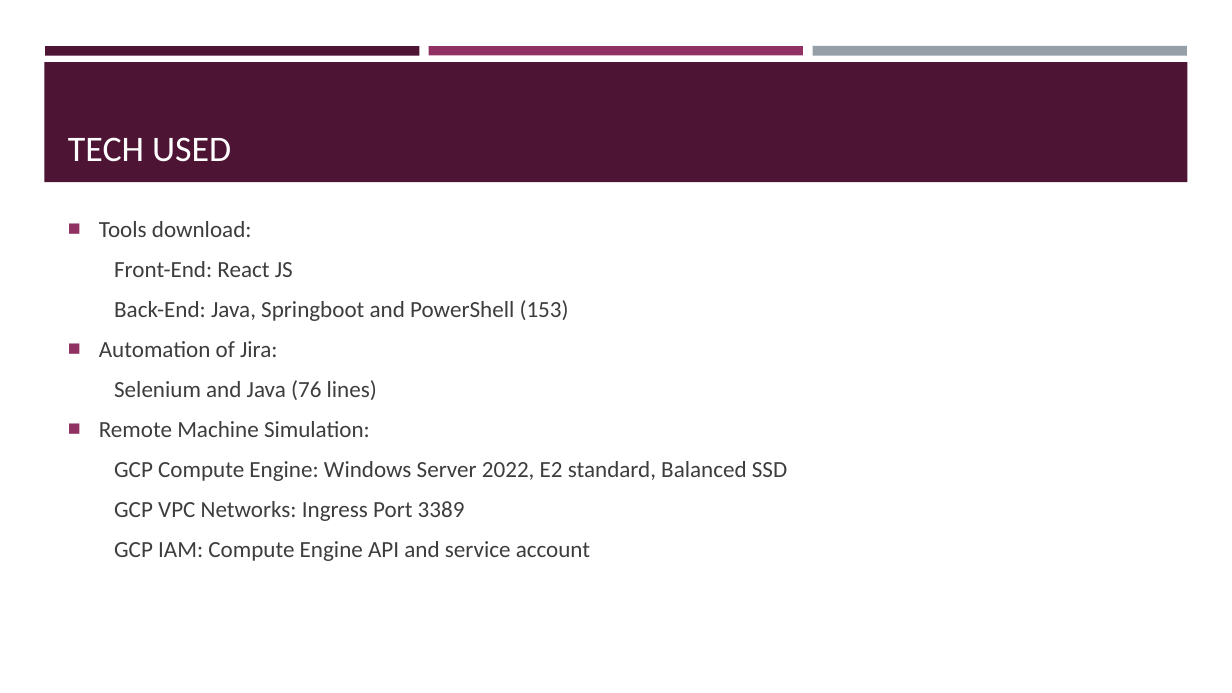
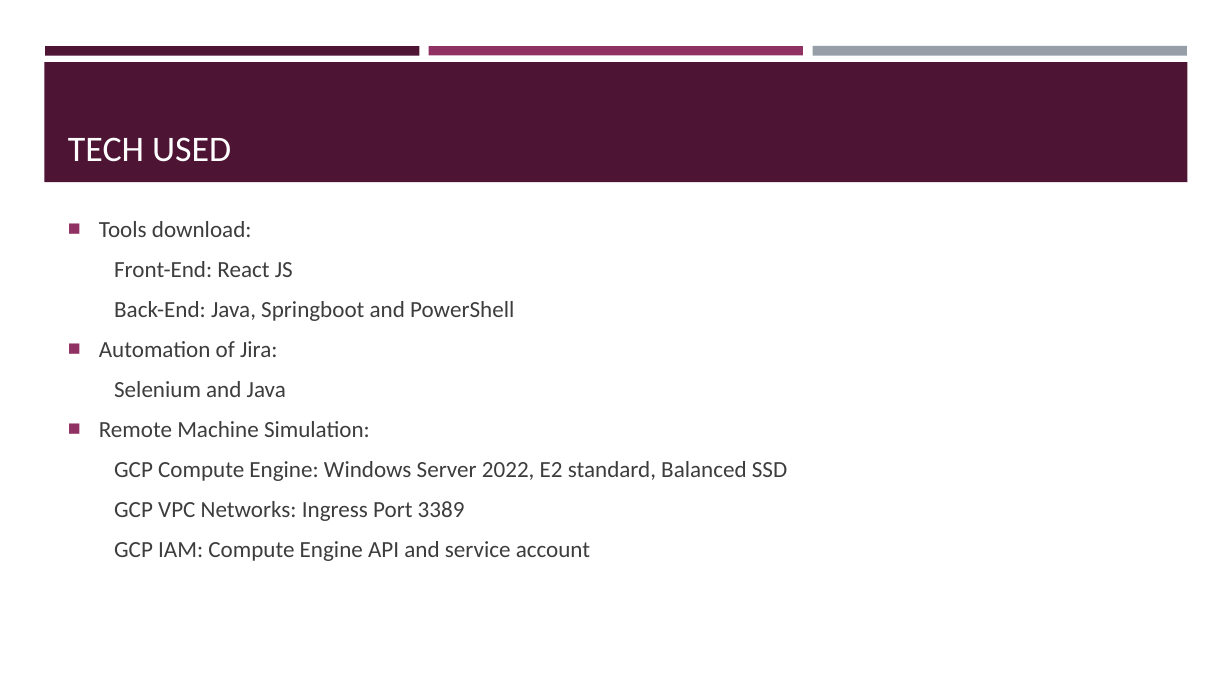
Before and after one commit to samiya-tamboli/samiya-tamboli, a slide deck: slide 7 of TECH_ENABLERS.pptx (slide 6 before the commit). Drawn at 1232x693 pixels with LibreOffice and Linux fonts; fonts in the diff are those of the drawing. Boxes give left, top, right and bottom in pixels: in the first picture for what was removed or moved away, otherwise in the second. Text is boxed around its words. In the diff, an @@ line names an element or a change of style, - is before the commit and + after.

```diff
--- a/TECH_ENABLERS.pptx
+++ b/TECH_ENABLERS.pptx
@@ text at (114, 301, 514, 321): text changed @@
-Back-End: Java, Springboot and PowerShell (153)
+Back-End: Java, Springboot and PowerShell
@@ text at (114, 381, 286, 397): text changed @@
-Selenium and Java (76 lines)
+Selenium and Java
```
Also in this commit, not shown: 5 other slides changed.
